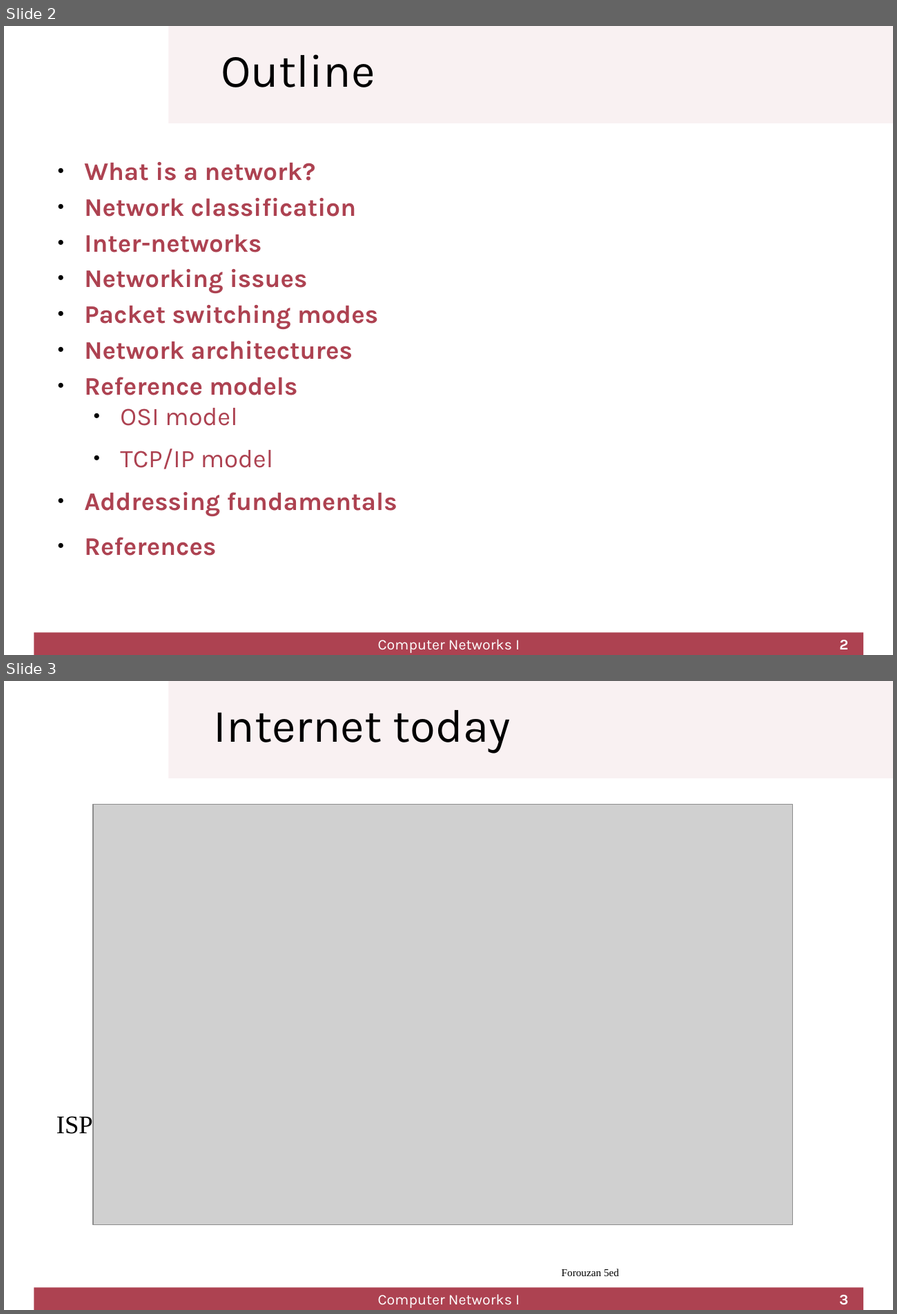
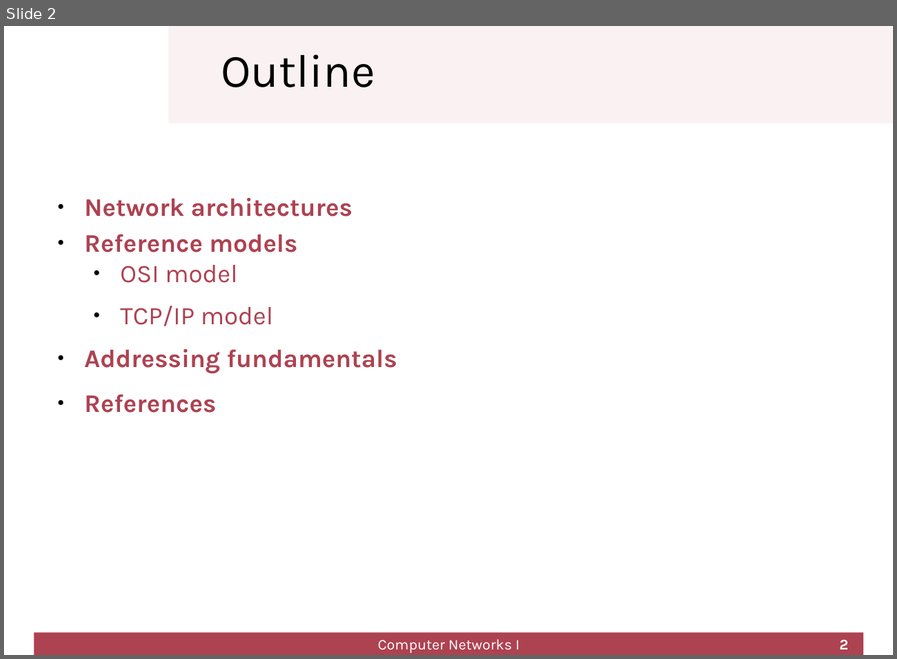
Before and after one commit to cletomartin/redes1, a slide deck: slides/architecture.odp. Shown one above the other, each under a label of ours: slides 2 and 3 before the commit, slide 2 after it. The pictures are 897x1314 and 897x659 pixels, drawn with LibreOffice and Linux fonts; fonts in the diff are those of the drawing; grey boxes stand for pictures; background and template pictures are left out. Boxes give left, top, right and bottom in pixels: in the first picture for what was removed or moved away, otherwise in the second. Text is boxed around its words. In the diff, an @@ line names an element or a change of style, - is before the commit and + after.

```diff
--- a/slides/architecture.odp
+++ b/slides/architecture.odp
@@ slide 3 removed at [4, 681, 893, 1310], background #FFFFFF; not listed: 2 template elements that a slide beside it also shows @@
@@ title removed at [214, 710, 510, 753] @@
-Internet today
@@ picture removed at [93, 804, 793, 1225] @@
@@ text removed at [56, 1113, 93, 1138] @@
-ISP
@@ text removed at [562, 1268, 619, 1276] @@
-Forouzan 5ed
@@ text removed at [378, 1294, 519, 1308] @@
-Computer Networks I
@@ page number removed at [839, 1294, 848, 1305] @@
-3
@@ slide 2 changed as well @@
@@ text at [84, 162, 378, 329]: paragraphs removed @@
-● What is a network?
-● Network classification
-● Inter-networks
-● Networking issues
-● Packet switching modes
```
Also in this commit, not shown: 2 other slides changed, 17 other slides removed, 3 other files.
